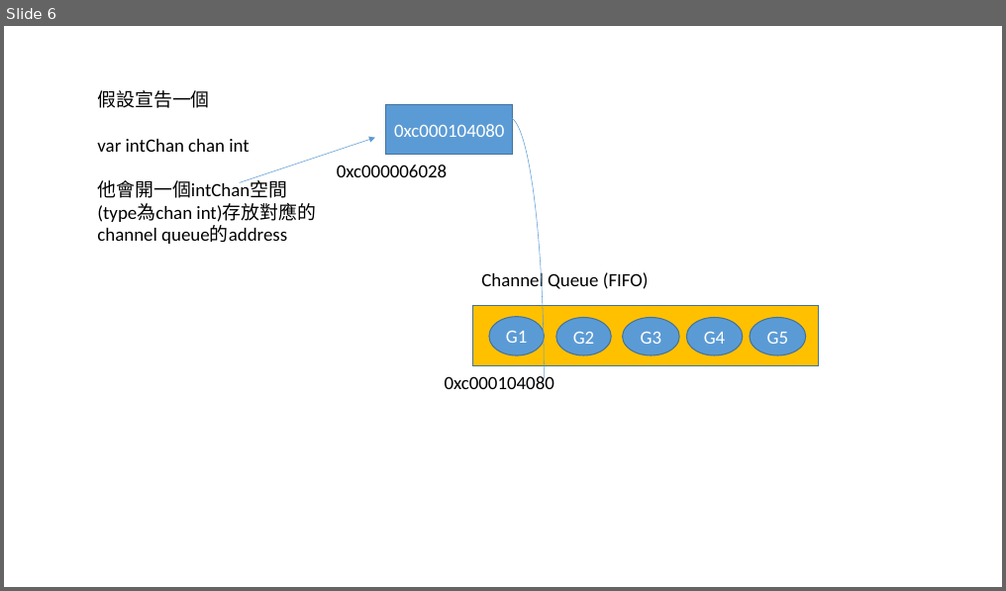
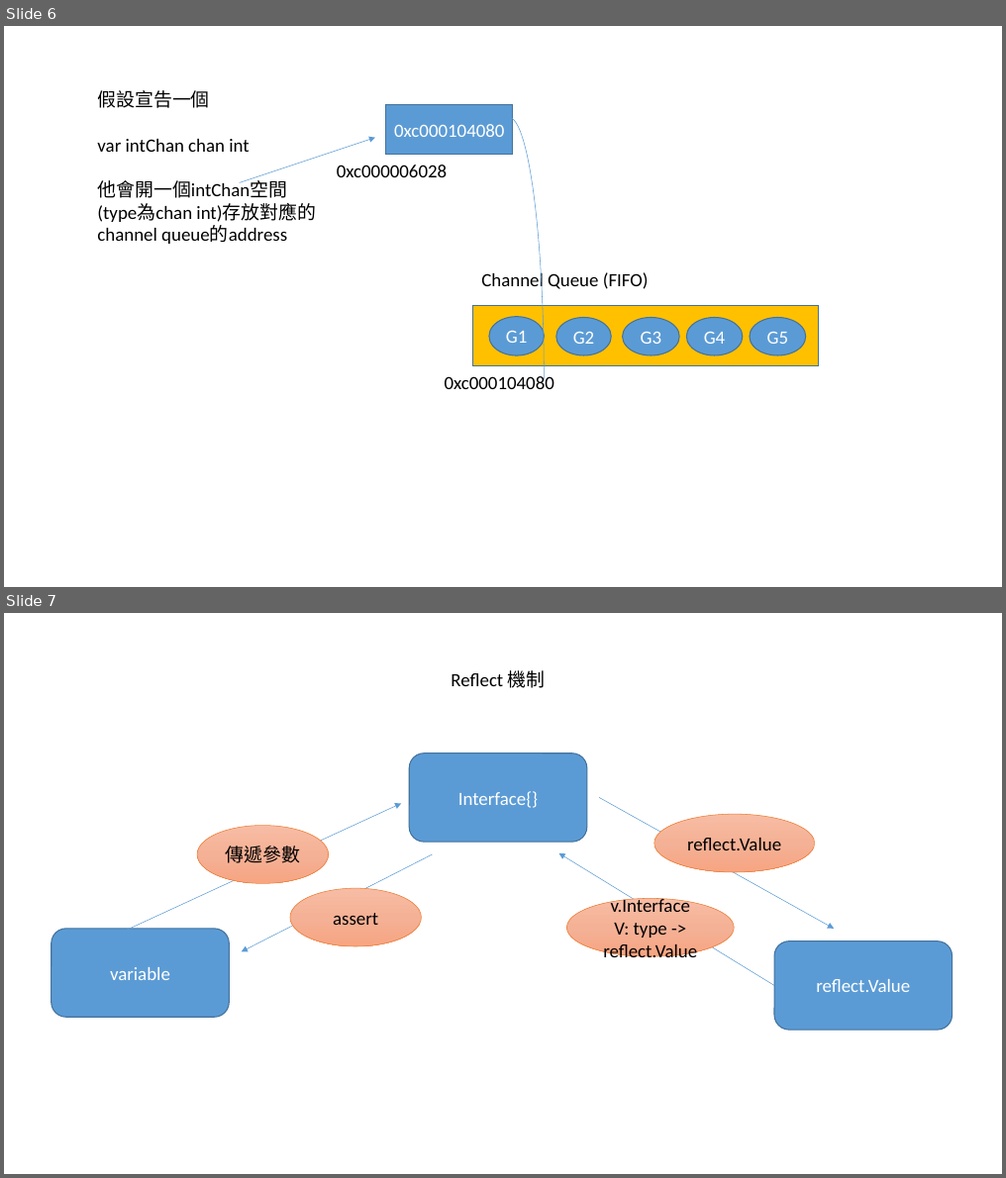
Before and after one commit to gummy789j/golang_learning_map, a slide deck: 繪圖區.pptx. Shown one above the other, each under a label of ours: slide 6 before the commit, slides 6 and 7 after it. The pictures are 1006x591 and 1006x1178 pixels, drawn with LibreOffice and Linux fonts; fonts in the diff are those of the drawing. Boxes give left, top, right and bottom in pixels: in the first picture for what was removed or moved away, otherwise in the second. Text is boxed around its words. In the diff, an @@ line names an element or a change of style, - is before the commit and + after.

Commit message:
commit goroutine and reflect

```diff
--- a/繪圖區.pptx
+++ b/繪圖區.pptx
@@ slide 7 added at box(4, 613, 1002, 1174), background #FFFFFF @@
@@ text added at box(450, 670, 546, 688), 18 pt, text #000000 @@
+Reflect 機制
@@ rounded rectangle added at box(409, 754, 587, 842), fill #5B9BD5, outline #43739E 1 pt, 18 pt, text #FFFFFF @@
+Interface{}
@@ arrow added from (102, 942) to (402, 803), #5B9BD5 0.5 pt @@
@@ arrow added from (599, 798) to (835, 929), #5B9BD5 0.5 pt @@
@@ ellipse added at box(654, 814, 815, 872), fill gradient #F7BDA5 to #F5B196 to #F8A582, outline #ED7D31 0.5 pt, 18 pt, text #000000 @@
+reflect.Value
@@ ellipse added at box(197, 826, 328, 884), fill gradient #F7BDA5 to #F5B196 to #F8A582, outline #ED7D31 0.5 pt, 18 pt, text #000000 @@
+傳遞參數
@@ arrow added from (433, 855) to (242, 953), #5B9BD5 0.5 pt @@
@@ arrow added from (774, 986) to (558, 854), #5B9BD5 0.5 pt @@
@@ ellipse added at box(290, 888, 421, 947), fill gradient #F7BDA5 to #F5B196 to #F8A582, outline #ED7D31 0.5 pt, 18 pt, text #000000 @@
+assert
@@ ellipse added at box(567, 898, 734, 957), fill gradient #F7BDA5 to #F5B196 to #F8A582, outline #ED7D31 0.5 pt, 18 pt, text #000000 @@
+v.Interface
+V: type -> reflect.Value
@@ rounded rectangle added at box(52, 929, 230, 1017), fill #5B9BD5, outline #43739E 1 pt, 18 pt, text #FFFFFF @@
+variable
@@ rounded rectangle added at box(774, 942, 952, 1030), fill #5B9BD5, outline #43739E 1 pt, 18 pt, text #FFFFFF @@
+reflect.Value
```
Also in this commit, not shown: 5 other files.
